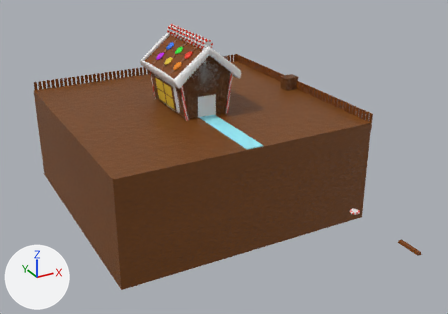
The Blender file Thanh_Sweet-Collection/GingerBreadHouseVer2.blend: old version first, new version second.
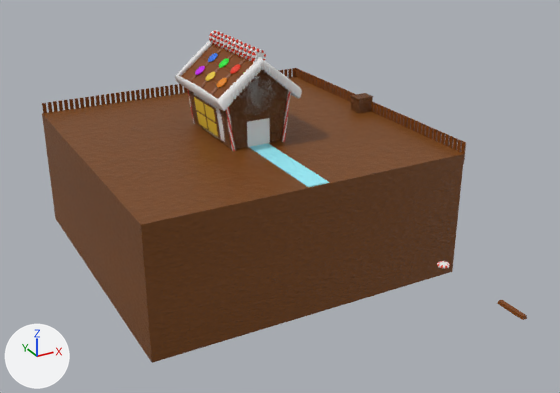
The first picture shows the older version from a camera (50 mm lens) standing at (-75.4, -157.8, 59.9) and looking at (-3.2, -26.7, -5.7). The close-ups show both versions on the part from 0% to 100% of the width and 0% to 100% of the height of that picture. Lighting does not change. The marker at lower left points along +X, +Y and +Z.

The first close-up shows 'Plane', 'chocolate2', 'door', 'frontback', 'gum', 'icing', 'kitkat', 'kitkat.001', 'kitkat.002', 'kitkat.003', 'peppermint', 'peppermintbase'.
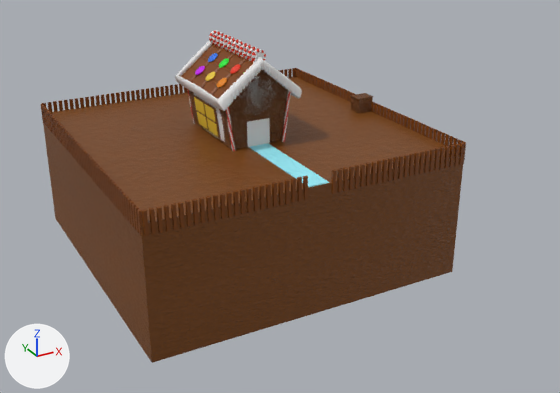
The change, as JSON lines over the scene's bpy script:
```json
{"op": "add", "block": "ob_peppermintbase", "code": "ob_peppermintbase.hide_set(True)"}
{"op": "add", "block": "ob_kitkat", "code": "ob_kitkat.hide_set(True)"}
{"op": "add", "block": "ob_kitkat_006", "code": ["ob_kitkat_006 = bpy.data.objects.new('kitkat.006', me_cube_010.copy())  # the mesh of ob_kitkat_003", "ob_kitkat_006.location = (3.3, -37.0, 0.1)", "ob_kitkat_006.rotation_euler = (1.571, 0.0, 0.0)  # degrees (90, 0, 0)", "_m = ob_kitkat_006.modifiers.new('Array', 'ARRAY')", "_m.count = 25", "_m.relative_offset_displace = (1.5, 0.0, 0.0)"]}
{"op": "add", "block": "ob_kitkat_005", "code": ["ob_kitkat_005 = bpy.data.objects.new('kitkat.005', me_cube_010.copy())  # the mesh of ob_kitkat_003", "ob_kitkat_005.location = (-36.2, -37.0, 0.1)", "ob_kitkat_005.rotation_euler = (1.571, 0.0, 0.0)  # degrees (90, 0, 0)", "_m = ob_kitkat_005.modifiers.new('Array', 'ARRAY')", "_m.count = 25", "_m.relative_offset_displace = (1.5, 0.0, 0.0)"]}
{"op": "add", "block": "ob_kitkat_004", "code": ["ob_kitkat_004 = bpy.data.objects.new('kitkat.004', me_cube_010.copy())  # the mesh of ob_kitkat_003", "ob_kitkat_004.location = (-36.9, 36.3, 0.1)", "ob_kitkat_004.rotation_euler = (1.571, 0.0, 4.712)  # degrees (90, 0, 270)", "_m = ob_kitkat_004.modifiers.new('Array', 'ARRAY')", "_m.count = 54", "_m.relative_offset_displace = (1.5, 0.0, 0.0)"]}
```

Boxes (x1, y1, x2, y2) around the edits, measured in the close-ups (560 x 393 px):
```json
{"object": "kitkat.005", "change": "added", "after": [142, 175, 308, 236], "on screen": "brown"}
{"object": "kitkat.006", "change": "added", "after": [331, 142, 464, 194], "on screen": "brown"}
{"object": "kitkat.004", "change": "added", "after": [41, 104, 142, 236], "on screen": "brown"}
{"object": "kitkat", "change": "hidden", "before": [497, 300, 527, 320]}
{"object": "peppermintbase", "change": "hidden", "before": [437, 261, 450, 269]}
```
